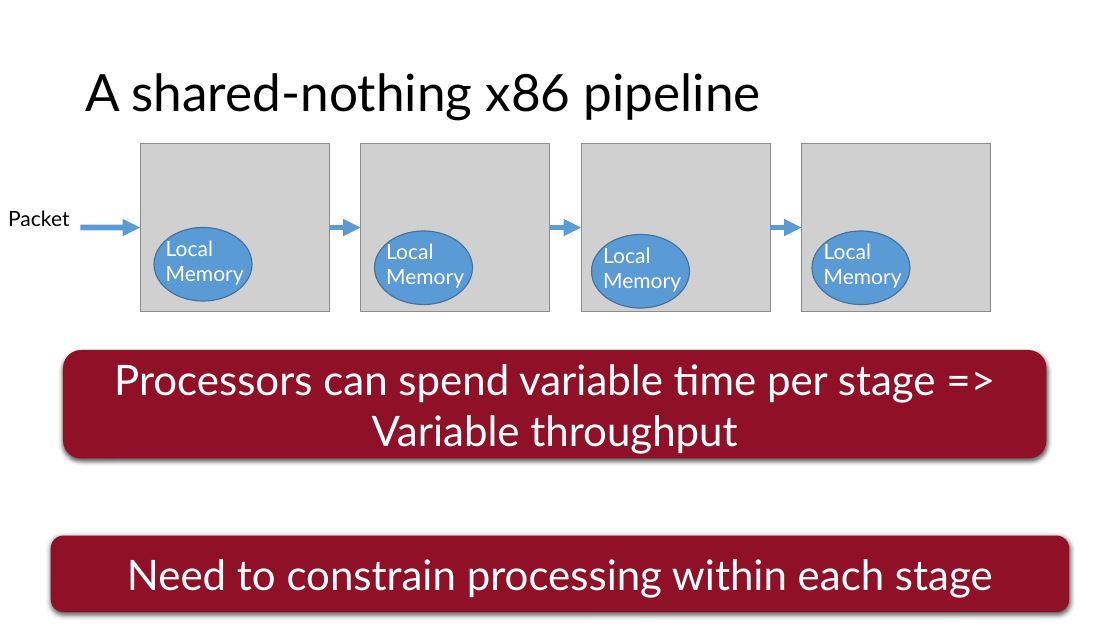
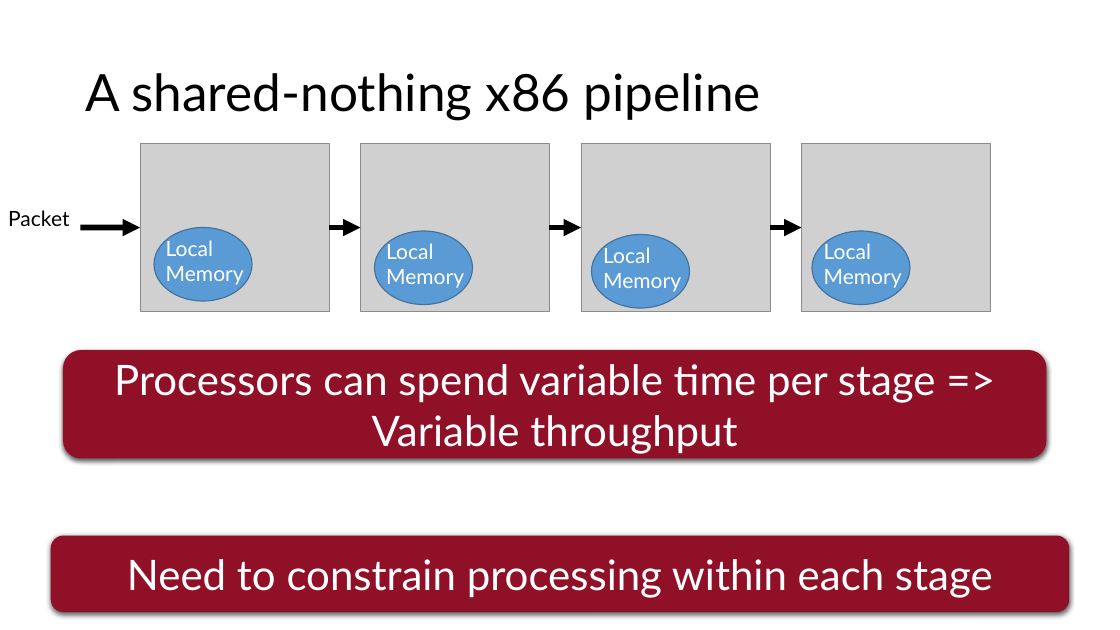
Before and after one commit to anirudhSK/pifo-domino-marple-ppts, a slide deck: slide 27 of combined_domino_pifo.pptx. Drawn at 1120x630 pixels with LibreOffice and Linux fonts; fonts in the diff are those of the drawing; grey boxes stand for pictures. Boxes give left, top, right and bottom in pixels: in the first picture for what was removed or moved away, otherwise in the second. Text is boxed around its words. In the diff, an @@ line names an element or a change of style, - is before the commit and + after.

```diff
--- a/combined_domino_pifo.pptx
+++ b/combined_domino_pifo.pptx
@@ arrow (81, 228) - (140, 228): stroke #5B9BD5 5 pt to #000000 5 pt @@
@@ arrow (329, 228) - (360, 228): stroke #5B9BD5 5 pt to #000000 5 pt @@
@@ arrow (549, 228) - (581, 228): stroke #5B9BD5 5 pt to #000000 5 pt @@
@@ arrow (770, 228) - (802, 228): stroke #5B9BD5 5 pt to #000000 5 pt @@
```
Also in this commit, not shown: 7 other slides changed.
